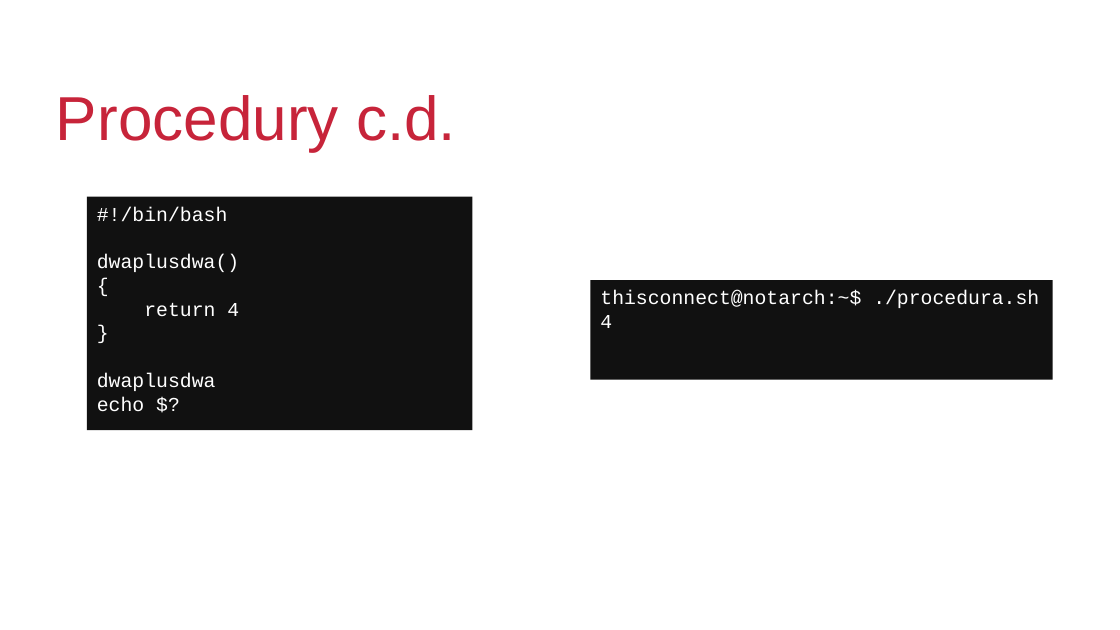
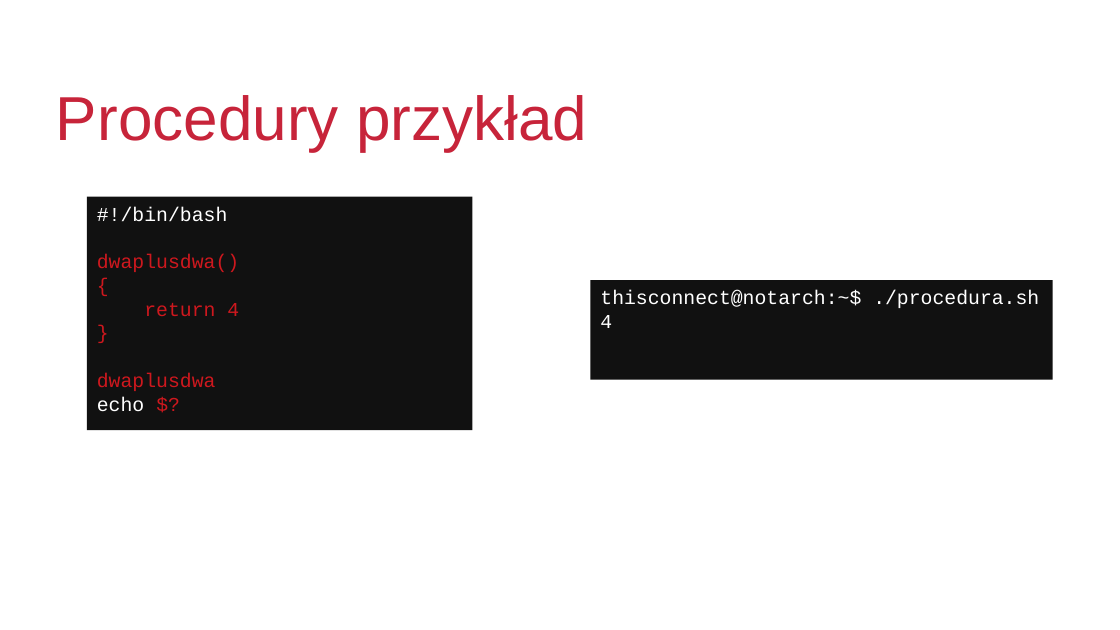
Before and after one commit to p7tryk/jezykiparadygmaty, a slide deck: slide 13 of prezentacja/podprogramy.odp. Drawn at 1120x630 pixels with LibreOffice and Linux fonts; fonts in the diff are those of the drawing; background and template pictures are left out. Boxes give left, top, right and bottom in pixels: in the first picture for what was removed or moved away, otherwise in the second. Text is boxed around its words. In the diff, an @@ line names an element or a change of style, - is before the commit and + after.

```diff
--- a/prezentacja/podprogramy.odp
+++ b/prezentacja/podprogramy.odp
@@ title at (56, 95, 587, 151): text changed @@
-Procedury c.d.
+Procedury przykład
@@ text in rectangle at (97, 254, 239, 412): text colour #FFFFFF to #CE181E in "dwaplusdwa()", "{", "return 4", "}" and 2 more places @@
```
Also in this commit, not shown: 6 other slides changed, 17 slides added, 1 slide removed, 13 other files.
